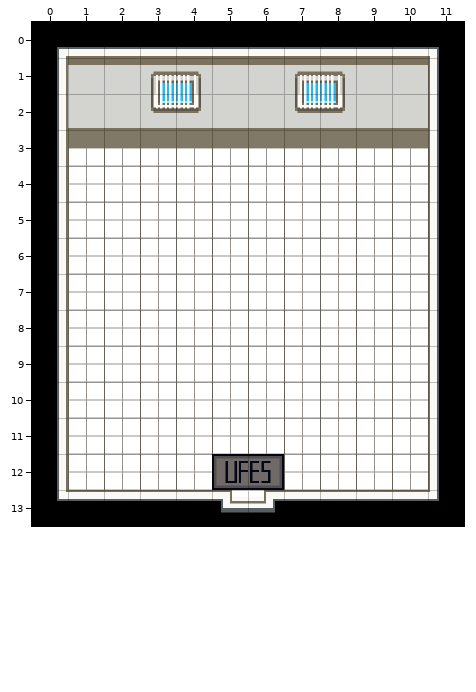
Level history. Tiled map: data/maps/sala_monalessa.tmx. The first picture shows the starting point.
Cells are 64x64 px. Shown: x 0..11, y 0..13.
Once edited:
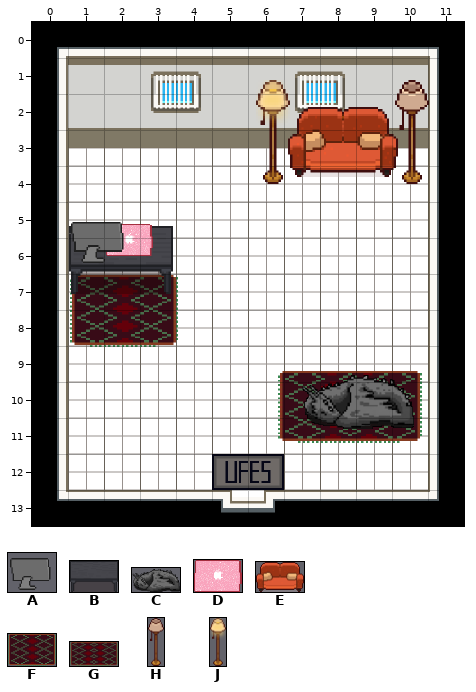
Key: from "objects": A 84 "monitor", B 85 "mesa", C 90 "dragon", D 91 "macbook", E 92 "sofa_rosa", F 94 "tapete2", G 95 "tapete2_grande", H 96 "abajour1", J 97 "abajour2".
Objects are placed by their top-left corner, in cells (3,4 is the top-left corner of cell 3,4); size is 1x1 cell unless given.
Changes in this commit:
--- layer "Terrain Objects" (added)
+F "tapete2" at 1,7 size 3x2
+G "tapete2_grande" at 6.8,9.7 size 4x2
--- layer "Objects"
+E "sofa_rosa" at 7.1,2.4 size 3.1x1.9
+B "mesa" at 1,5.7 size 2.9x1.9
--- layer "Interactive Objects" (added)
+H "abajour1" at 10.1,1.6 size 0.9x2.9
+J "abajour2" at 6.2,1.6 size 0.9x2.9
+D "macbook" at 2.1,5.6 size 1.3x0.9
+A "monitor" at 1,5.4 size 1.8x1.4
+C "dragon" at 7.5,9.7 size 3.1x1.6
Boxes around the changes in both pictures, in picture pixels (x1, y1, x2, y2):
added: (256, 80, 429, 184)
added: (69, 222, 178, 347)
added: (278, 371, 422, 443)
